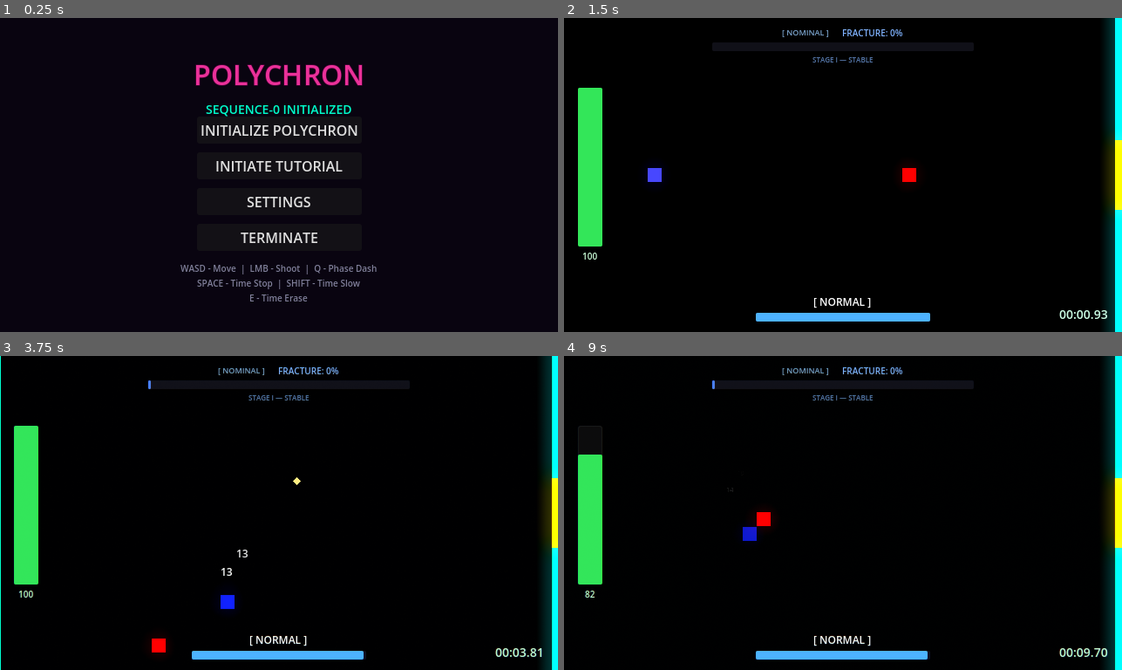
Above: before the commit, frames 1-4 (two rows, left to right).
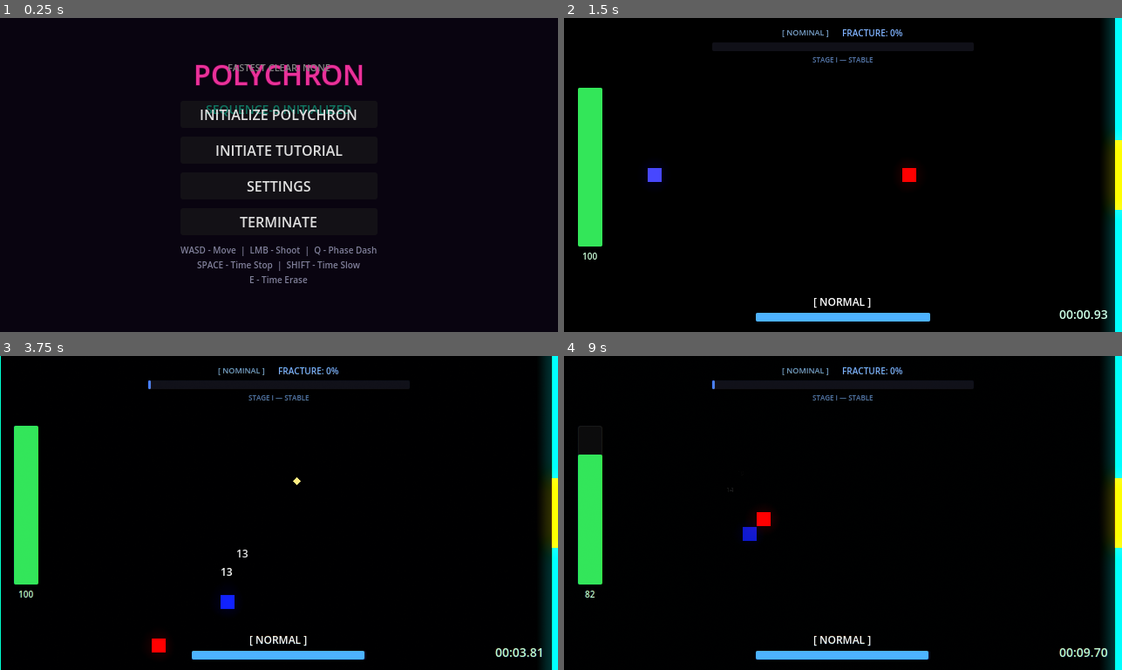
Above: after the commit, the same moments.

Repository: scarf-y/Polychron
Game: Godot game, scene res://scenes/ui/main_menu.tscn
Same seed, same stepped clock (60 frames per second), same inputs: the game is played once before the commit and once after it.
Inputs (mouse positions are in pixels of both pictures, inside the frame that each line leads up to):
- Up to frame 1 (0.25 s): no input
- Up to frame 2 (1.5 s): click "INITIALIZE POLYCHRON" at 0.5 s; tap Enter at 1.25 s; move the mouse to (965, 159) at 1.27 s; hold D (move_right) from 1.28 s (still down); hold Enter from 1.28 s (still down)
- Up to frame 3 (3.75 s): move the mouse to (167, 528) at 2.02 s; release D (move_right) at 2.03 s; release Enter at 2.03 s; hold S (move_down) 2.03-2.78 s; tap Q (dash) at 2.1 s; tap Enter at 2.3, 3.05 s; move the mouse to (334, 443) at 2.77 s; press the mouse at (334, 443) at 2.78 s; hold D (move_right) 2.78-3.53 s; move the mouse to (251, 575) at 3.52 s; release the mouse at (251, 575) at 3.53 s; hold W (move_up) from 3.53 s (still down); tap E (time_erase) at 3.6 s
- Up to frame 4 (9 s): tap Enter at 3.8, 5.3, 6.6, 8.3 s; move the mouse to (1010, 560) at 4.27 s; release W (move_up) at 4.28 s; hold Enter 4.28-5.03 s; hold A (move_left) 4.28-5.78 s; tap Shift (time_slow) at 4.35 s; move the mouse to (675, 465) at 5.02 s; tap Space (time_stop) at 5.1 s; move the mouse to (870, 513) at 5.77 s; hold S (move_down) 5.78-6.53 s; hold Enter 5.78-6.53 s; move the mouse to (759, 434) at 6.52 s; hold D (move_right) 6.53-7.28 s; move the mouse to (965, 497) at 7.27 s; hold W (move_up) 7.28-8.03 s; hold Enter 7.28-8.03 s; tap Q (dash) at 7.35 s; move the mouse to (731, 528) at 8.02 s; hold D (move_right) 8.03-8.78 s; click (731, 528) at 8.1 s; move the mouse to (898, 443) at 8.77 s; hold S (move_down) from 8.78 s (still down); hold Enter from 8.78 s (still down); tap E (time_erase) at 8.85 s

The runs differ from the first frame. In frame 1, 4.4% of the frame differs, in the area x 32-68%, y 14-91%; in frame 2, nothing differs; in frame 3, less than 0.1%; in frame 4, less than 0.1%.

Commit message:
feat: boss balancing, minion nerfs, and UI improvements

Diff:
--- a/scripts/main_menu.gd
+++ b/scripts/main_menu.gd
@@ -34,23 +34,34 @@
 	_animate_title()
 
 	# Display Best Time
-	if TimeManager.best_game_time > 0.0:
-		var best_time_label := Label.new()
-		best_time_label.text = "FASTEST CLEAR: " + _format_time(TimeManager.best_game_time)
-		best_time_label.add_theme_font_size_override("font_size", 11)
-		best_time_label.add_theme_color_override("font_color", Color(1.0, 0.8, 0.2))
-		best_time_label.horizontal_alignment = HORIZONTAL_ALIGNMENT_CENTER
+	var best_time_label := Label.new()
+	var has_best = TimeManager.best_game_time > 0.0
+	best_time_label.text = "FASTEST CLEAR: " + (_format_time(TimeManager.best_game_time) if has_best else "NONE")
+	best_time_label.add_theme_font_size_override("font_size", 11)
+	best_time_label.add_theme_color_override("font_color", Color(1.0, 0.8, 0.2) if has_best else Color(0.5, 0.5, 0.5))
+	best_time_label.horizontal_alignment = HORIZONTAL_ALIGNMENT_CENTER
 
-		# Add to the top of the button container
-		var vbox = get_node("VBoxContainer")
-		if vbox:
-			vbox.add_child(best_time_label)
-			vbox.move_child(best_time_label, 0)
-			# Add a small spacer below it
-			var spacer := Control.new()
-			spacer.custom_minimum_size = Vector2(0, 10)
-			vbox.add_child(spacer)
-			vbox.move_child(spacer, 1)
+	# Add to the top of the button container
+	var vbox = get_node("VBoxContainer")
+	if vbox:
+		vbox.add_child(best_time_label)
+		vbox.move_child(best_time_label, 0)
+		# Add a small spacer below it
+		var spacer := Control.new()
+		spacer.custom_minimum_size = Vector2(0, 10)
+		vbox.add_child(spacer)
+		vbox.move_child(spacer, 1)
+
+		# Move ControlsLabel to the bottom of the VBox
+		var controls = get_node_or_null("ControlsLabel")
+		if controls:
+			controls.reparent(vbox)
+			controls.add_theme_font_size_override("font_size", 9)
+			# Add spacer above controls
+			var ctrl_spacer := Control.new()
+			ctrl_spacer.custom_minimum_size = Vector2(0, 15)
+			vbox.add_child(ctrl_spacer)
+			vbox.add_child(controls)
 
 	# Ensure time is normal when returning to menu
 	Engine.time_scale = 1.0
--- a/scripts/time_manager.gd
+++ b/scripts/time_manager.gd
@@ -18,7 +18,7 @@
 const GAUGE_MAX: float = 100.0
 const DRAIN_RATE_STOPPED: float = 25.0   # per second
 const DRAIN_RATE_SLOWED: float = 15.0    # per second
-const DRAIN_RATE_ERASED: float = 33.0    # per second
+const DRAIN_RATE_ERASED: float = 25.0    # Reduced from 33.0
 const RECHARGE_RATE: float = 10.0        # per second in NORMAL state
 
 var time_gauge: float = GAUGE_MAX
--- a/scripts/time_warden.gd
+++ b/scripts/time_warden.gd
@@ -7,8 +7,8 @@
 # --- Stats ---
 @export var health: float = 800.0
 @export var max_health: float = 800.0
-@export var normal_speed: float = 40.0
-@export var timestop_speed: float = 15.0
+@export var normal_speed: float = 60.0
+@export var timestop_speed: float = 60.0
 @export var charge_speed: float = 140.0
 var is_dead: bool = false
 var is_active_in_room: bool = true
@@ -203,8 +203,10 @@
 		var dist = randf_range(80.0, 200.0)
 		stalker.global_position = global_position + Vector2(cos(angle), sin(angle)) * dist
 
-		if "is_active_in_room" in stalker:
-			stalker.is_active_in_room = true
+		if "health" in stalker:
+			stalker.health = 40.0 # Half HP nerf
+		if "speed" in stalker:
+			stalker.speed = 45.0 # 0.75x speed nerf
 
 		get_tree().current_scene.add_child(stalker)
 		GameJuice.spawn_death_particles(stalker.global_position, Color(0.8, 0.2, 0.2), 15)
